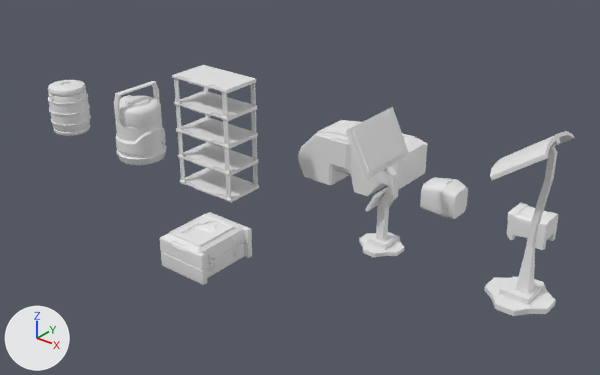
What one commit did to the FBX model Assets/Model/Props/Sci-fi_Props.fbx.
Rendered twice from a 50 mm lens placed at (6.21, -7.71, 5.2), pointed at (-0.01, 0.06, 0.39). The axes (+X, +Y, +Z) are drawn at lower left. The lights are the same throughout. Where no turn or scale is listed for an object, it has been applied to the vertices.

Before the edit, the objects in view are built like this:
```python
me_cube_013 = bpy.data.meshes.new('Cube.013')
me_cube_013.from_pydata(...)  # 200 vertices, 180 faces; spans x -0.278..0.25, y -0.188..0.188, z 0.0..0.375
me_cube_016 = bpy.data.meshes.new('Cube.016')
me_cube_016.from_pydata(...)  # 596 vertices, 432 faces; spans x -0.5..0.5, y -0.3..0.3, z 0.0..1.63
me_cube_042 = bpy.data.meshes.new('Cube.042')
me_cube_042.from_pydata(...)  # 136 vertices, 129 faces; spans x -0.29..0.28, y -0.45..0.45, z 0.0..1.67
ob_monitor2_lp = bpy.data.objects.new('Monitor2_LP', me_cube_013)
ob_monitor2_lp.location = (2.711, 1.35, 0.0)
ob_sci_fi_lighting = bpy.data.objects.new('Sci-fi_Lighting', me_cube_042)
ob_sci_fi_lighting.location = (1.341, 0.0, 0.0)
ob_sci_fi_shelves = bpy.data.objects.new('Sci-fi_Shelves', me_cube_016)
ob_sci_fi_shelves.location = (-1.454, 0.0, 0.0)
# also in view: 'Sci-fi_drum2' at (-4.82, 0.0, 0.41); 'Large_generator.LP' at (-0.1, -1.63, 0.22); 'Monitor1_LP' at (1.44, 1.34, 0.23); 'Sci-fi_Desk' at (0.05, 1.38, 0.4); 'Sci-fi_drum1_LP' at (-3.09, 0.0, 0.56)
```
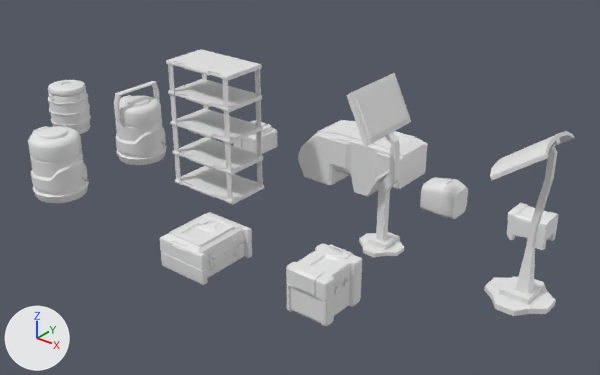
What the commit changed:
me_cube_016 has 596 vertices, 432 faces and spans x -0.5..0.5, y -0.3..0.3, z 0.0..1.63.
me_cube_016 is used by ob_sci_fi_shelves; location (-1.454, 0.0, 0.0).
me_cube_016 part 1: the whole mesh is scaled about the mesh origin by 1.12.
me_cube_042 has 136 vertices, 129 faces and spans x -0.29..0.28, y -0.45..0.45, z 0.0..1.67.
me_cube_042 is used by ob_sci_fi_lighting; location (1.341, 0.0, 0.0).
me_cube_042 part 2: all 44 vertices in x -0.14..0.17, y -0.18..0.18, z 0.47..0.85 are moved by (0.0, 0.0, 0.23).
me_cube_042 part 3: all 56 vertices in x -0.29..0.15, y -0.45..0.45, z 0.94..1.67 are moved by (0.0, 0.0, 0.43).
Mesh me_cube_033 is new.
It has 274 vertices, 241 faces and spans x -0.266..0.266, y -0.266..0.266, z 0.0..0.362.
Mesh me_cylinder_001 is new.
It has 522 vertices, 502 faces and spans x -0.384..0.384, y -0.384..0.384, z 0.0..1.108.
Mesh me_cube_001 is new.
It has 474 vertices, 431 faces and spans x -0.281..0.281, y -0.355..0.355, z 0.0..0.623.
Object 'Medium_Generator_LP' (ob_medium_generator_lp) is new; it shows me_cube_033.
Its location is (-1.976, 1.391, 0.0).
Object 'Sci-fi_drum1_LP.001' (ob_sci_fi_drum1_lp_001) is new; it shows me_cylinder_001.
Its location is (-3.015, -1.567, 0.0).
Object 'Sci-fi_Box1_LP' (ob_sci_fi_box1_lp) is new; it shows me_cube_001.
Its location is (1.575, -1.504, 0.0).

Pixel boxes (x1, y1, x2, y2) of what changed, in the pictures (600 x 375 px; the box of a moved part takes in the faces that stretch with it):
'Sci-fi_Shelves', mesh rescaled (12% wider, 13% taller): before (172, 65, 259, 203); after (166, 49, 264, 205)
'Sci-fi_Lighting', reshaped (23% taller): before (346, 107, 409, 257); after (347, 73, 411, 257)
'Sci-fi_Box1_LP', added: after (286, 244, 362, 326)
'Sci-fi_drum1_LP.001', added: after (28, 126, 89, 203)
'Medium_Generator_LP', added: after (234, 120, 277, 154)
part 2 of me_cube_042, moved or reshaped: before (365, 180, 398, 241); after (366, 147, 400, 241)
part 3 of me_cube_042, moved or reshaped: before (346, 107, 409, 183); after (347, 73, 411, 149)
